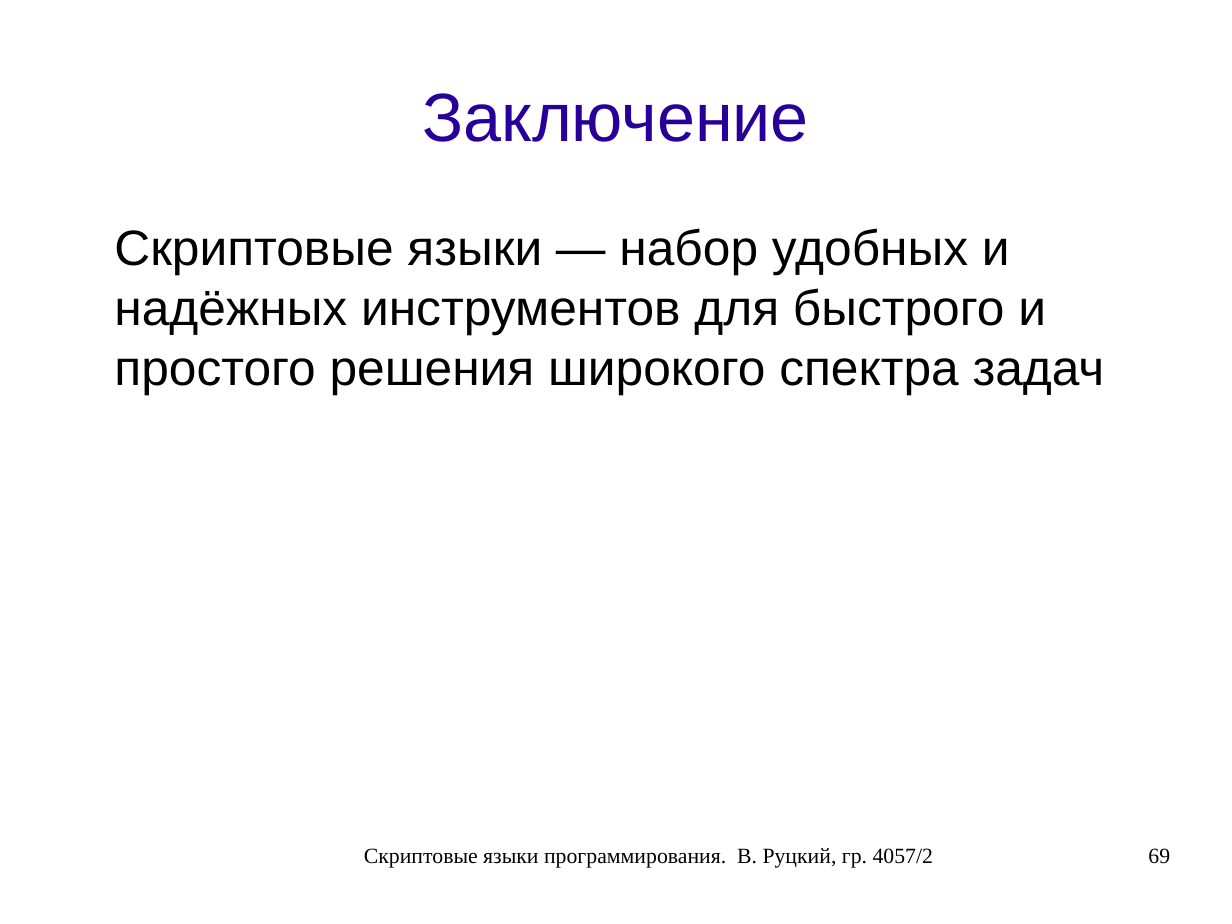
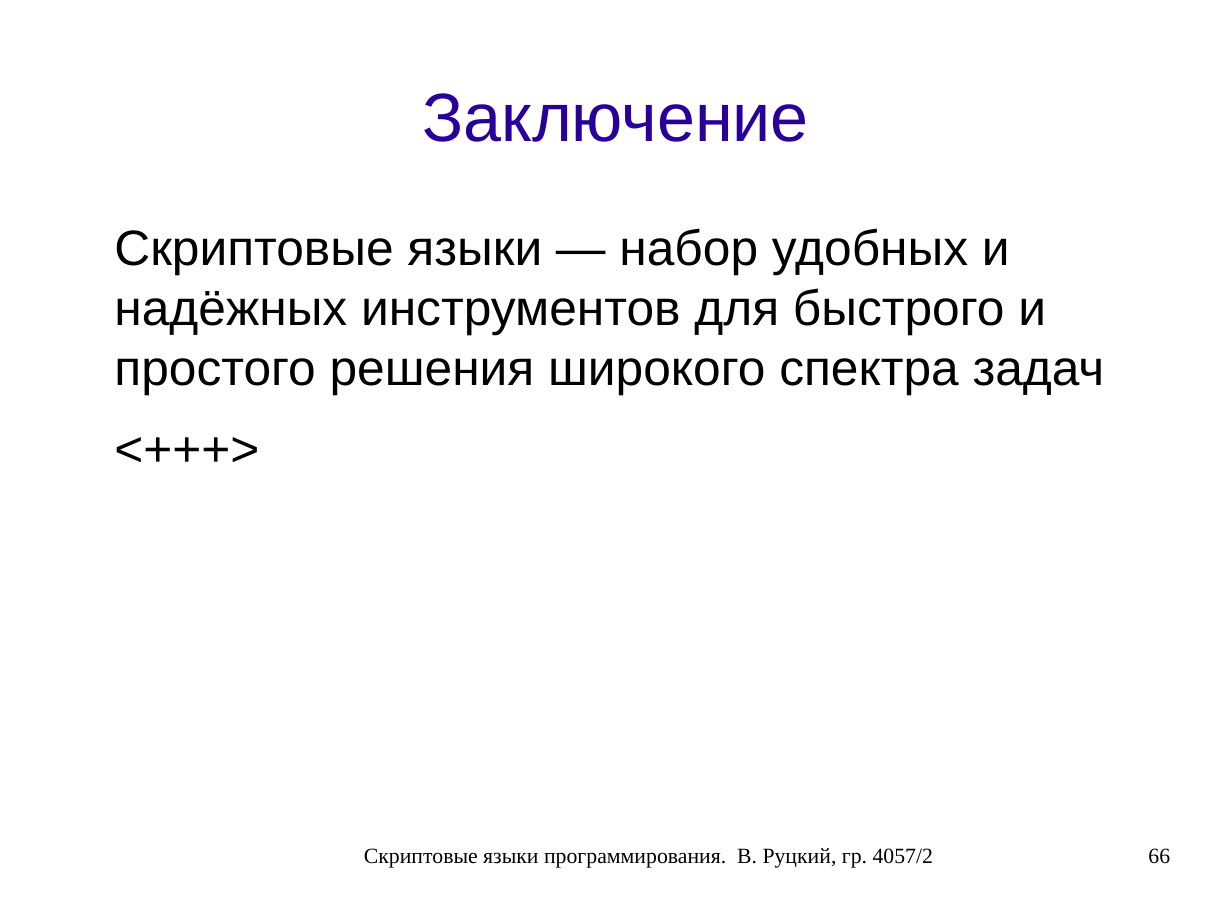
Before and after one commit to rutsky/semester07, a slide deck: slide 66 of Operation_systems/scripting_languages/40572_Rutsky_Scripting_languages.odp (slide 69 before the commit). Drawn at 1232x924 pixels with LibreOffice and Linux fonts; fonts in the diff are those of the drawing. Boxes give left, top, right and bottom in pixels: in the first picture for what was removed or moved away, otherwise in the second. Text is boxed around its words. In the diff, an @@ line names an element or a change of style, - is before the commit and + after.

```diff
--- a/Operation_systems/scripting_languages/40572_Rutsky_Scripting_languages.odp
+++ b/Operation_systems/scripting_languages/40572_Rutsky_Scripting_languages.odp
@@ text at (x1=114, y1=228, x2=1105, y2=394): paragraph added @@
+<+++>
@@ page number at (x1=1148, y1=848, x2=1170, y2=864): text changed @@
-69
+66
```
Also in this commit, not shown: 2 other slides changed, 3 slides removed.
